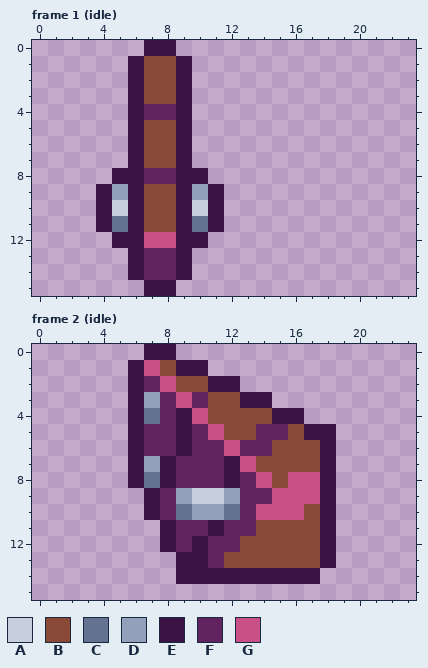
Pixel-art file: core/assets/ase/actor_door_horizontal.ase. Above, as it was before the edit.
24x16 pixels, 4 frames. Shown: frame 1 (idle), frame 2 (idle). The commit also changed other frames, which this record leaves out.
Palette (. is transparent): A #c7cfdd  B #8a4836  C #657392  D #92a1b9  E #3b1443  F #622461  G #c85086
Pixels before, frame 1 (idle), first column x 4:
 0 ...EE...
 1 ..EBBE..
 2 ..EBBE..
 3 ..EBBE..
 4 ..EFFE..
 5 ..EBBE..
 6 ..EBBE..
 7 ..EBBE..
 8 .EEFFEE.
 9 EDEBBEDE
10 EAEBBEAE
11 ECEBBECE
12 .EEGGEE.
13 ..EFFE..
14 ..EFFE..
15 ...EE...
Pixels before, frame 2 (idle), first column x 6:
 0 .EE..........
 1 EGBEE........
 2 EFGBBEE......
 3 EDFGFBBEE....
 4 ECFEGBBBBEE..
 5 EFFEFGBBFFBEE
 6 EFFEFFGFFBBBE
 7 EDEFFFEGBBBBE
 8 ECEFFFEFGBGGE
 9 .EFDAADFFGGGE
10 .EFCDDCFGGGBE
11 ..EFFEFFBBBBE
12 ..EFEFFBBBBBE
13 ...EEFBBBBBBE
14 ...EEEEEEEEE.
Now the later version:
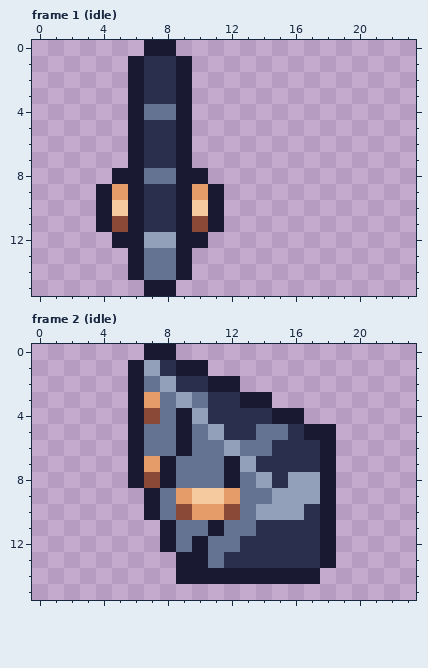
The exact change:
layer "wooden" added
layer "iron" added
layer "idle" removed
Colour A changes from #c7cfdd to #f6ca9f.
Colour B changes from #8a4836 to #2a2f4e.
Colour C changes from #657392 to #8a4836.
Colour D changes from #92a1b9 to #e69c69.
Colour E changes from #3b1443 to #1a1932.
Colour F changes from #622461 to #657392.
Colour G changes from #c85086 to #92a1b9.
Boxes around the changes in both pictures, in picture pixels (x1, y1, x2, y2):
changed: (96, 40, 224, 296)
changed: (128, 344, 336, 584)
